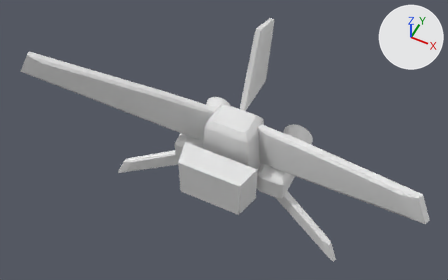
What one commit did to the glTF model models/parts/mission_pack_type_a_aero.glb.
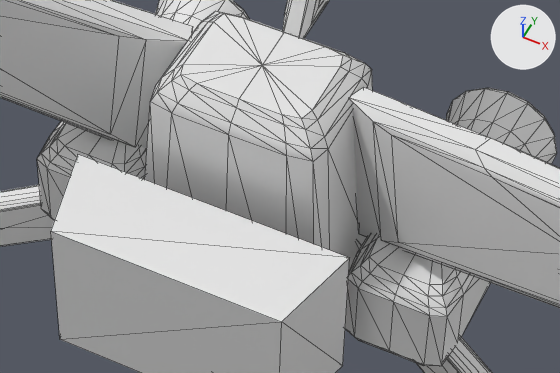
Old and new are each drawn whole from a 50 mm lens placed at (54.4, -106.6, 147.7), pointed at (-2.6, 7.3, 5.3) and again close up on the part from 37% to 70% of the width and 36% to 72% of the height. The lights are fixed; the arrows at upper right show +X, +Y and +Z. The first two pictures are the older version. The close-ups show mesh edges as thin lines.

The older version as bpy lines, for what is in view:
```python
me_central_aero_fuselage = bpy.data.meshes.new('central_aero_fuselage')
me_central_aero_fuselage.from_pydata(...)  # 114 vertices, 224 faces; spans x -9.0..9.0, y 2.0..16.0, z -12.6..14.6
me_sub_wing_left = bpy.data.meshes.new('sub_wing_left')
me_sub_wing_left.from_pydata(...)  # 26 vertices, 48 faces; spans x -40.2..-7.8, y -1.2..11.6, z -22.0..-3.5
me_swept_wing_left = bpy.data.meshes.new('swept_wing_left')
me_swept_wing_left.from_pydata(...)  # 32 vertices, 60 faces; spans x -60.3..-7.0, y -11.5..11.8, z -3.0..32.2
ob_central_aero_fuselage = bpy.data.objects.new('central_aero_fuselage', me_central_aero_fuselage)
ob_central_aero_fuselage.location = (0.0, 0.0, 0.0)
ob_sub_wing_left = bpy.data.objects.new('sub_wing_left', me_sub_wing_left)
ob_sub_wing_left.location = (0.0, 0.0, 0.0)
ob_swept_wing_left = bpy.data.objects.new('swept_wing_left', me_swept_wing_left)
ob_swept_wing_left.location = (0.0, 0.0, 0.0)
# also in view: 'sub_wing_right' at (24.0, 5.2, -12.8); 'mounting_dovetail_plug' at (0.0, -4.0, 0.0); 'aero_thruster_r' at (14.5, 24.5, -5.0); 'vertical_stabilizer_rudder' at (0.0, 24.0, 24.5); 'swept_wing_right' at (33.6, 0.1, 14.6)
```
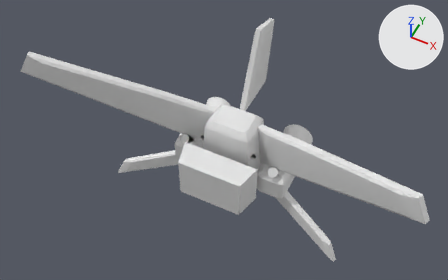
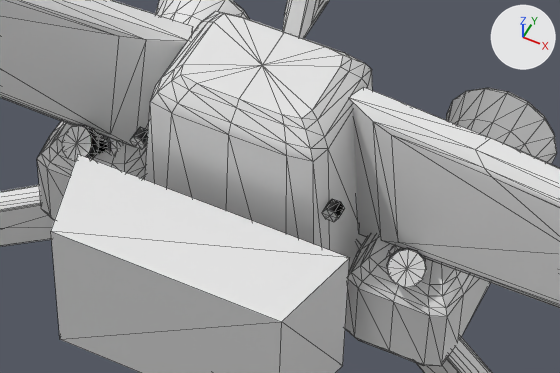
The change, as a list of edits to the scene's bpy script:
```text
Add me_teardown_wing_damper_l_piston_gold:
    me_teardown_wing_damper_l_piston_gold.from_pydata(...)  # 50 vertices, 96 faces; spans x -16.47..-12.68, y 3.67..9.4, z -2.7..3.11
Add me_teardown_wing_damper_l_barrel_dark:
    me_teardown_wing_damper_l_barrel_dark.from_pydata(...)  # 100 vertices, 196 faces; spans x -15.61..-10.34, y 5.98..13.43, z -6.83..0.75
Add me_teardown_wing_damper_r_piston_gold:
    me_teardown_wing_damper_r_piston_gold.from_pydata(...)  # 50 vertices, 96 faces; spans x 12.68..16.47, y 3.67..9.4, z -2.7..3.11
Add me_teardown_dorsal_flange_bolts_gold:
    me_teardown_dorsal_flange_bolts_gold.from_pydata(...)  # 56 vertices, 96 faces; spans x -9.3..9.3, y 3.8..5.0, z -6.8..6.8
Add ob_teardown_wing_damper_l_piston_gold:
    ob_teardown_wing_damper_l_piston_gold = bpy.data.objects.new('teardown_wing_damper_l_piston_gold', me_teardown_wing_damper_l_piston_gold)
    ob_teardown_wing_damper_l_piston_gold.location = (0.0, 0.0, 0.0)
Add ob_teardown_wing_damper_l_barrel_dark:
    ob_teardown_wing_damper_l_barrel_dark = bpy.data.objects.new('teardown_wing_damper_l_barrel_dark', me_teardown_wing_damper_l_barrel_dark)
    ob_teardown_wing_damper_l_barrel_dark.location = (0.0, 0.0, 0.0)
Add ob_teardown_wing_damper_r_piston_gold:
    ob_teardown_wing_damper_r_piston_gold = bpy.data.objects.new('teardown_wing_damper_r_piston_gold', me_teardown_wing_damper_r_piston_gold)
    ob_teardown_wing_damper_r_piston_gold.location = (0.0, 0.0, 0.0)
Add ob_teardown_dorsal_flange_bolts_gold:
    ob_teardown_dorsal_flange_bolts_gold = bpy.data.objects.new('teardown_dorsal_flange_bolts_gold', me_teardown_dorsal_flange_bolts_gold)
    ob_teardown_dorsal_flange_bolts_gold.location = (0.0, 0.0, 0.0)
```

Location of each change, (x1, y1, x2, y2) in pixels of the close-ups (560 x 373 px):
'teardown_wing_damper_r_piston_gold', added
    after: (387, 248, 426, 288)
'teardown_wing_damper_l_piston_gold', added
    after: (62, 125, 107, 162)
'teardown_dorsal_flange_bolts_gold', added
    after: (130, 127, 345, 222)
'teardown_wing_damper_l_barrel_dark', added (mostly hidden)
    after: (98, 135, 122, 153)
